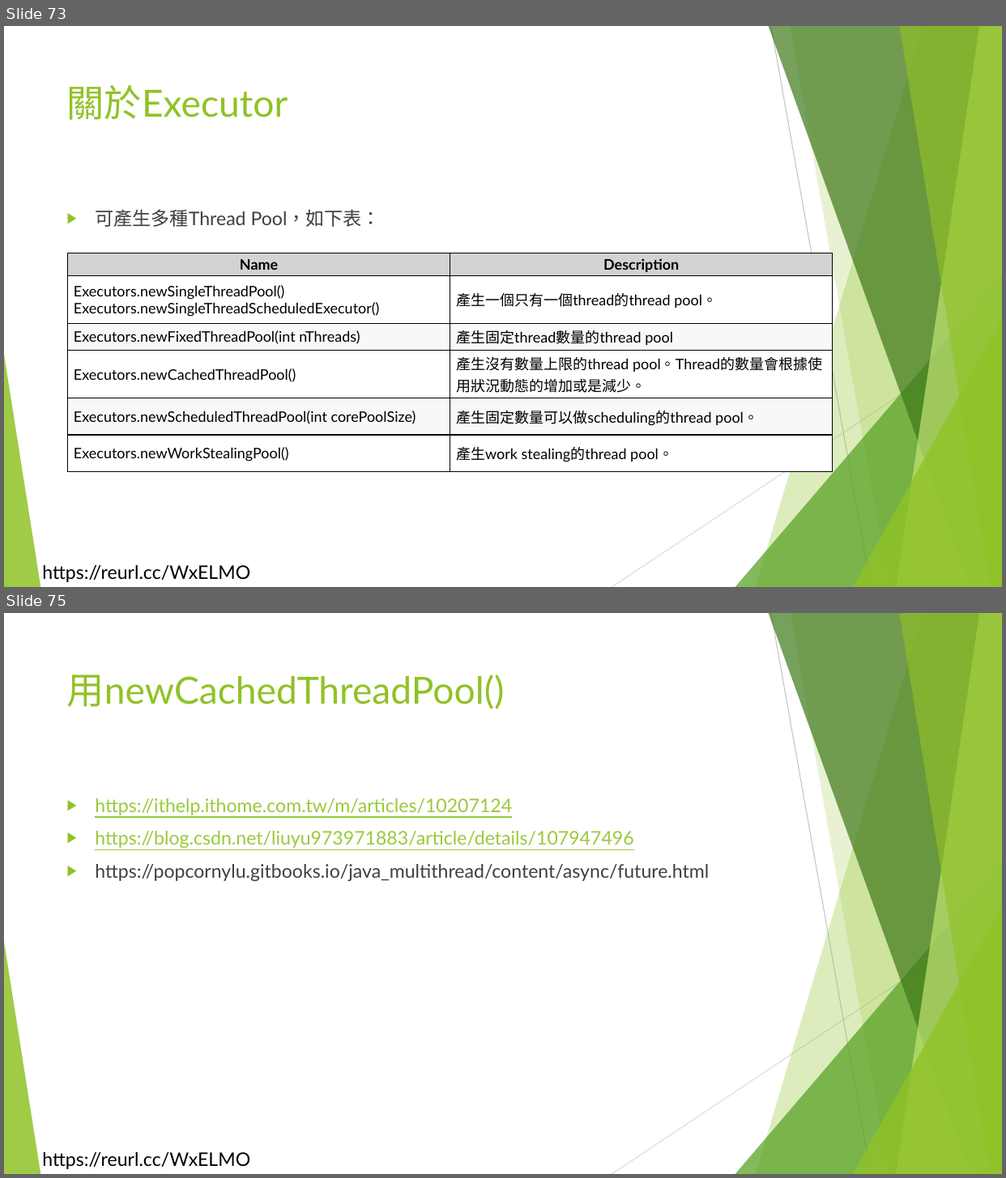
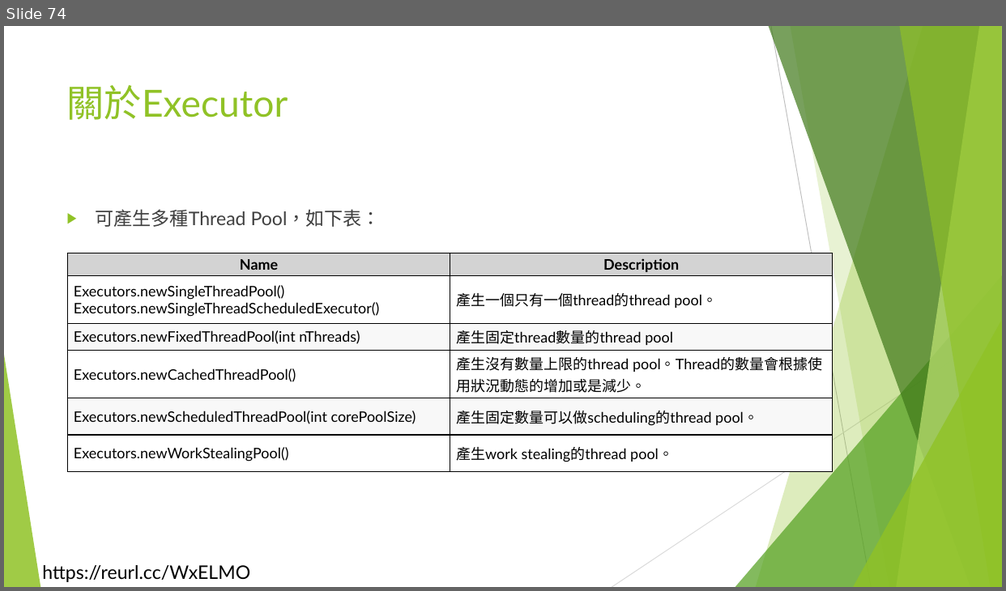
Before and after one commit to liulawsi/My_PPTs, a slide deck: LCC/Java/17_多執行緒及lambda.pptx. Shown one above the other, each under a label of ours: slides 73 and 75 before the commit, slide 74 after it; the slides between them are not shown. The pictures are 1006x1178 and 1006x591 pixels, drawn with LibreOffice and Linux fonts; fonts in the diff are those of the drawing; background and template pictures are left out. Boxes give left, top, right and bottom in pixels: in the first picture for what was removed or moved away, otherwise in the second. Text is boxed around its words. In the diff, an @@ line names an element or a change of style, - is before the commit and + after.

```diff
--- a/LCC/Java/17_多執行緒及lambda.pptx
+++ b/LCC/Java/17_多執行緒及lambda.pptx
@@ slide 75 removed at (4, 613, 1002, 1174), background #FFFFFF; not listed: 11 template elements that a slide beside it also shows @@
@@ title removed at (67, 675, 505, 709) @@
-用newCachedThreadPool()
@@ text removed at (95, 798, 709, 881) @@
-▶ https://ithelp.ithome.com.tw/m/articles/10207124
-▶ https://blog.csdn.net/liuyu973971883/article/details/107947496
-▶ https://popcornylu.gitbooks.io/java_multithread/content/async/future.html
@@ what was slide 73 is now slide 74 @@
```
Also in this commit, not shown: 5 slides changed, 3 slides added.
